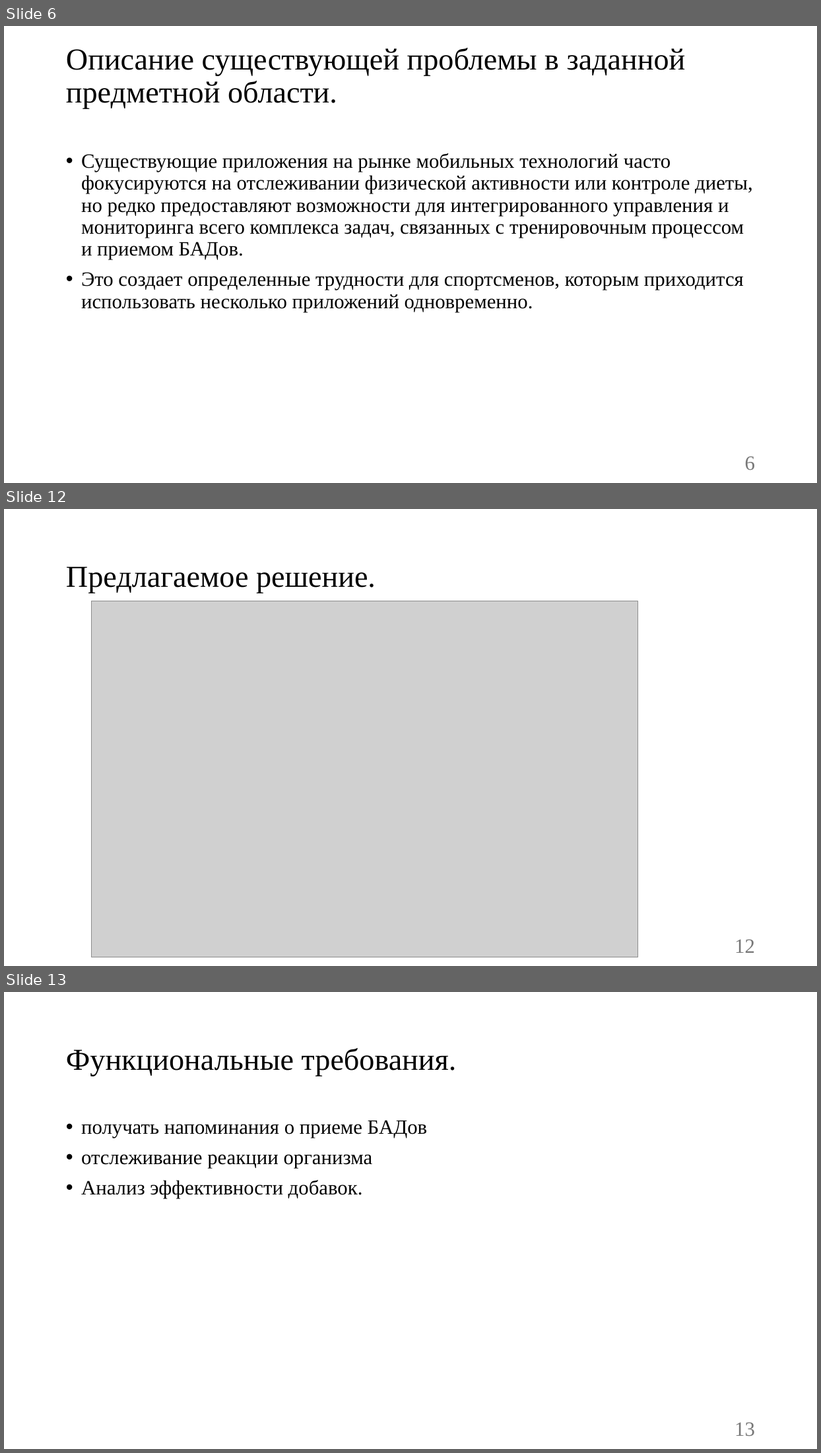
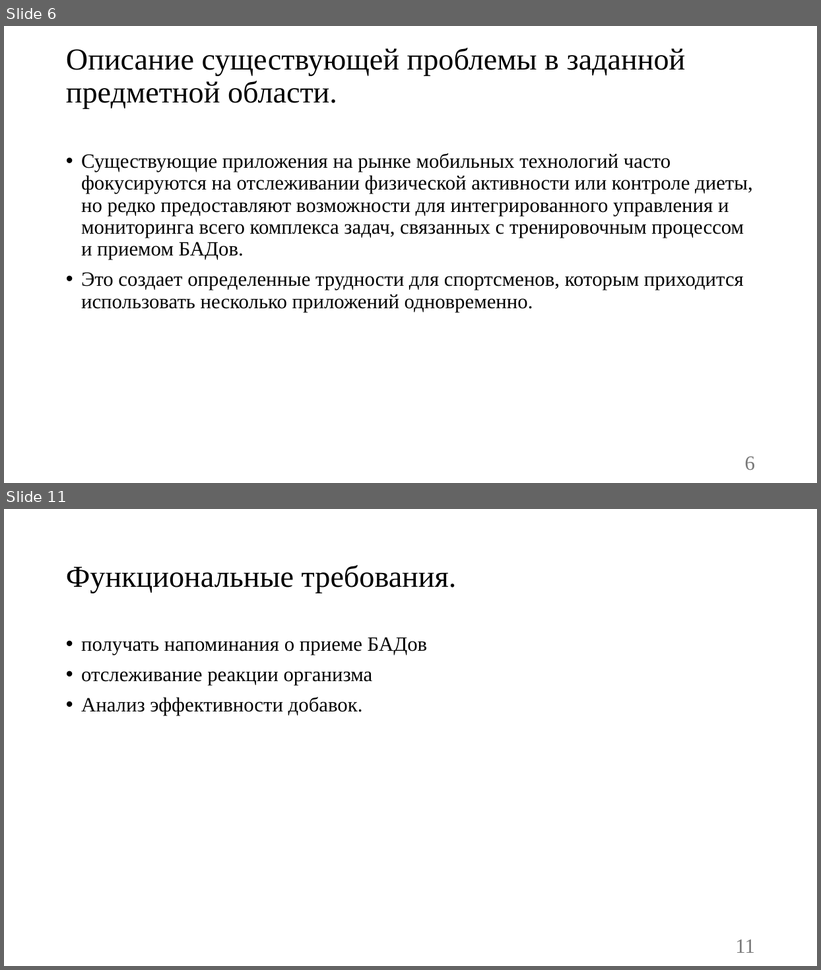
Before and after one commit to vadimgilka/SportApp, a slide deck: Documentation/Documentation Backend/Презентация-Чупинин-Антон-Павлович.pptx. Shown one above the other, each under a label of ours: slides 6, 12 and 13 before the commit, slides 6 and 11 after it; the slides between them are not shown. The pictures are 821x1453 and 821x970 pixels, drawn with LibreOffice and Linux fonts; fonts in the diff are those of the drawing; grey boxes stand for pictures. Boxes give left, top, right and bottom in pixels: in the first picture for what was removed or moved away, otherwise in the second. Text is boxed around its words. In the diff, an @@ line names an element or a change of style, - is before the commit and + after.

```diff
--- a/Documentation/Documentation Backend/Презентация-Чупинин-Антон-Павлович.pptx
+++ b/Documentation/Documentation Backend/Презентация-Чупинин-Антон-Павлович.pptx
@@ slide 12 removed at (4, 509, 817, 966), background #FFFFFF @@
@@ title removed at (66, 566, 376, 593) @@
-Предлагаемое решение.
@@ picture removed at (91, 601, 638, 957) @@
@@ page number removed at (735, 939, 755, 953) @@
-12
@@ what was slide 13 is now slide 11 @@
@@ page number at (735, 939, 755, 953): text changed @@
-13
+11
```
Also in this commit, not shown: 6 slides changed, 2 slides added, 2 other slides removed.
